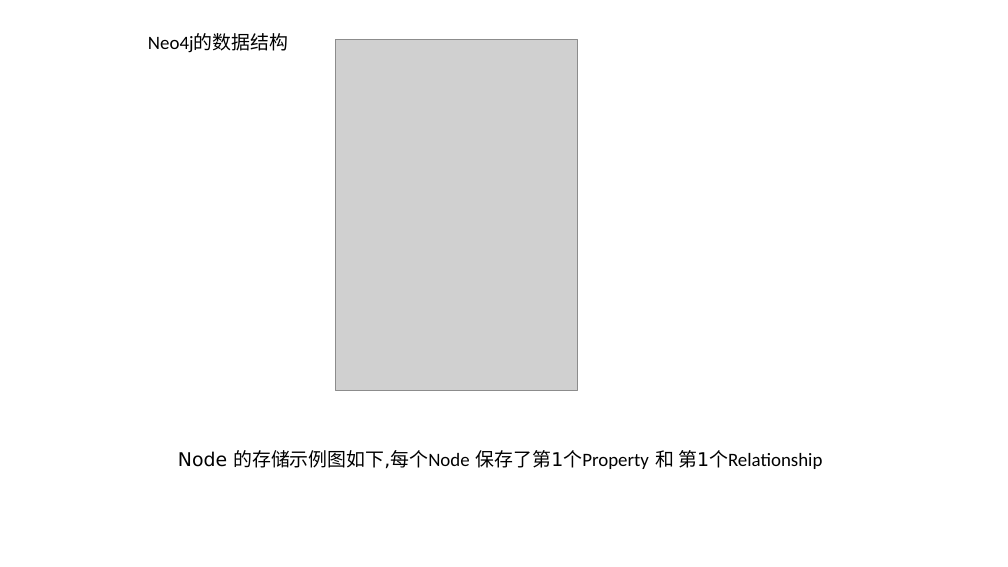
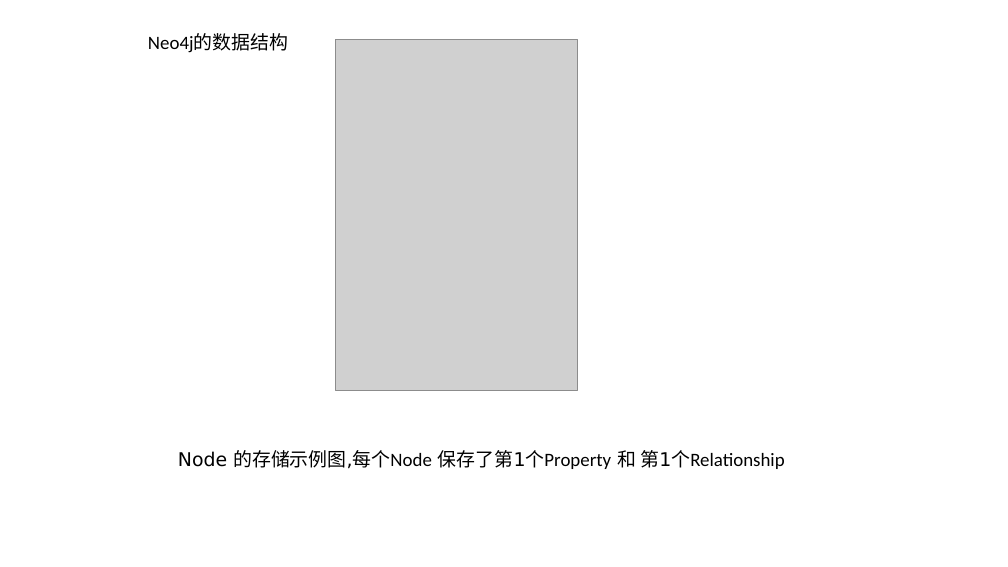
Before and after one commit to baituhuangyu/sc-lecture, a slide deck: slide 7 of neo4j-lecture/图的数据库neo4j数据结构及图搜索.pptx. Drawn at 1008x567 pixels with LibreOffice and Linux fonts; fonts in the diff are those of the drawing; grey boxes stand for pictures. Boxes give left, top, right and bottom in pixels: in the first picture for what was removed or moved away, otherwise in the second. Text is boxed around its words. In the diff, an @@ line names an element or a change of style, - is before the commit and + after.

Commit message:
add

```diff
--- a/neo4j-lecture/图的数据库neo4j数据结构及图搜索.pptx
+++ b/neo4j-lecture/图的数据库neo4j数据结构及图搜索.pptx
@@ text at box(178, 450, 784, 469): text changed; font DejaVu Sans to Calibri @@
-Node 的存储示例图如下,每个Node 保存了第1个Property 和 第1个Relationship
+Node 的存储示例图,每个Node 保存了第1个Property 和 第1个Relationship
```
Also in this commit, not shown: 1 slide added, 1 slide removed.
